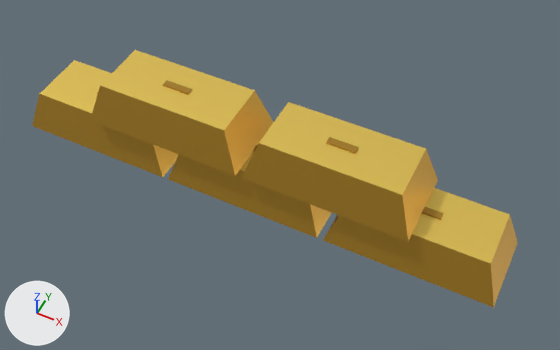
Renders of the Blender file art/blender/props/gold.blend from each side of a commit.
Before and after are seen from a 50 mm camera at (0.41, -0.742, 0.96) aimed at (0.03, 0.018, 0.01). The axes (+X, +Y, +Z) are drawn at lower left. The lights are the same throughout. The picture after the commit comes second.

Objects in the first picture: 'base_bar_0', 'base_bar_1', 'base_bar_1_seal', 'base_bar_2', 'base_bar_2_seal', 'upper_bar_0', 'upper_bar_1' and 2 more.
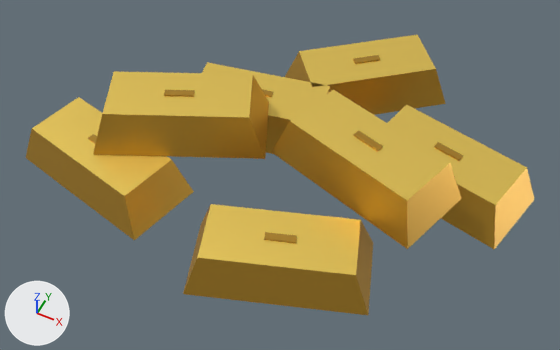
Commit message: Scatter gold bars into uneven pile

Where the change shows, as pixel boxes (x1, y1, x2, y2) in the pictures (560 x 350 px):
'base_bar_1', moved, turned
    before: (168, 151, 332, 238)
    after: (183, 204, 373, 315)
'upper_bar_1', moved, turned
    before: (241, 102, 438, 241)
    after: (272, 90, 462, 249)
'upper_bar_0', moved, turned
    before: (90, 50, 274, 176)
    after: (93, 71, 269, 159)
'base_bar_0', moved, turned
    before: (32, 60, 178, 177)
    after: (25, 97, 194, 240)
'base_bar_2', moved, turned
    before: (323, 188, 518, 308)
    after: (202, 62, 332, 154)
'base_bar_3', added
    after: (388, 105, 534, 249)
'base_bar_4', added
    after: (285, 35, 446, 115)
'base_bar_1_seal', moved (mostly hidden before)
    before: (253, 145, 258, 152)
    after: (264, 232, 297, 243)
'base_bar_2_seal', moved
    before: (422, 207, 443, 220)
    after: (262, 89, 273, 97)
'base_bar_3_seal', added
    after: (434, 142, 463, 161)
'base_bar_4_seal', added
    after: (353, 55, 380, 64)

The change, as a list of edits to the scene's bpy script:
```text
Change me_base_bar_0_mesh:
    remove me_base_bar_0_mesh.from_pydata(...)  # 8 vertices, 6 faces; spans x -0.415..-0.145, y -0.065..0.065, z 0.0..0.073
    add me_base_bar_0_mesh.from_pydata(...)  # 8 vertices, 6 faces; spans x -0.377..-0.083, y -0.195..-0.005, z 0.0..0.073
    me_base_bar_0_mesh part 1: the whole mesh is turned -13.8 degrees about the z axis through its middle, then moved by (0.05, -0.1, 0.0)
Change me_base_bar_1_mesh:
    remove me_base_bar_1_mesh.from_pydata(...)  # 8 vertices, 6 faces; spans x -0.135..0.135, y -0.065..0.065, z 0.0..0.073
    add me_base_bar_1_mesh.from_pydata(...)  # 8 vertices, 6 faces; spans x -0.039..0.259, y -0.245..-0.035, z 0.0..0.073
    me_base_bar_1_mesh part 2: the whole mesh is turned 18.9 degrees about the z axis through its middle, then moved by (0.11, -0.14, 0.0)
Change me_base_bar_2_mesh:
    remove me_base_bar_2_mesh.from_pydata(...)  # 8 vertices, 6 faces; spans x 0.145..0.415, y -0.065..0.065, z 0.0..0.073
    add me_base_bar_2_mesh.from_pydata(...)  # 8 vertices, 6 faces; spans x -0.204..0.084, y 0.032..0.208, z 0.0..0.073
    me_base_bar_2_mesh part 3: the whole mesh is turned 10.3 degrees about the z axis through its middle, then moved by (-0.34, 0.12, 0.0)
Change me_upper_bar_0_mesh:
    remove me_upper_bar_0_mesh.from_pydata(...)  # 8 vertices, 6 faces; spans x -0.275..-0.005, y -0.065..0.065, z 0.074..0.147
    add me_upper_bar_0_mesh.from_pydata(...)  # 8 vertices, 6 faces; spans x -0.28..0.02, y -0.125..0.105, z 0.074..0.147
    me_upper_bar_0_mesh part 4: the whole mesh is turned 24.6 degrees about the z axis through its middle, then moved by (0.01, -0.01, 0.0)
Change me_upper_bar_1_mesh:
    remove me_upper_bar_1_mesh.from_pydata(...)  # 8 vertices, 6 faces; spans x 0.005..0.275, y -0.065..0.065, z 0.074..0.147
    add me_upper_bar_1_mesh.from_pydata(...)  # 8 vertices, 6 faces; spans x 0.022..0.318, y -0.078..0.128, z 0.074..0.147
    me_upper_bar_1_mesh part 5: the whole mesh is turned -17.8 degrees about the z axis through its middle, then moved by (0.03, 0.025, 0.0)
Add me_base_bar_4_mesh:
    me_base_bar_4_mesh.from_pydata([(0.006, 0.145, 0.0), (0.216, 0.314, 0.0), (0.134, 0.415, 0.0), (-0.076, 0.246, 0.0), (0.015, 0.172, 0.073), (0.187, 0.312, 0.073), (0.125, 0.388, 0.073), (-0.047, 0.248, 0.073)], [], [(3, 2, 1, 0), (4, 5, 6, 7), (0, 1, 5, 4), (1, 2, 6, 5), (2, 3, 7, 6), (3, 0, 4, 7)])
    for i in [0, *range(2, 6)]: me_base_bar_4_mesh.polygons[i].material_index = 1
    me_base_bar_4_mesh.materials.append(mat_bullion_top)  # yellow #f9d765
    me_base_bar_4_mesh.materials.append(mat_bullion_side)  # orange #d8a83c
Add me_base_bar_3_mesh:
    me_base_bar_3_mesh.from_pydata([(0.124, 0.097, 0.0), (0.387, 0.036, 0.0), (0.416, 0.163, 0.0), (0.153, 0.224, 0.0), (0.151, 0.108, 0.073), (0.367, 0.057, 0.073), (0.389, 0.152, 0.073), (0.173, 0.203, 0.073)], [], [(3, 2, 1, 0), (4, 5, 6, 7), (0, 1, 5, 4), (1, 2, 6, 5), (2, 3, 7, 6), (3, 0, 4, 7)])
    for i in [0, *range(2, 6)]: me_base_bar_3_mesh.polygons[i].material_index = 1
    me_base_bar_3_mesh.materials.append(mat_bullion_top)  # yellow #f9d765
    me_base_bar_3_mesh.materials.append(mat_bullion_side)  # orange #d8a83c
Change ob_base_bar_1_seal:
    ob_base_bar_1_seal.location: (0.0, 0.0, 0.074) -> (0.11, -0.14, 0.074)
Change ob_base_bar_2_seal:
    ob_base_bar_2_seal.location: (0.28, 0.0, 0.074) -> (-0.06, 0.12, 0.074)
Add ob_base_bar_4_seal:
    ob_base_bar_4_seal = bpy.data.objects.new('base_bar_4_seal', me_cube_005)
    ob_base_bar_4_seal.location = (0.07, 0.28, 0.074)
    ob_base_bar_4_seal.rotation_euler = (0.0, 0.0, 0.68)  # degrees (0, 0, 39)
Add ob_base_bar_4:
    ob_base_bar_4 = bpy.data.objects.new('base_bar_4', me_base_bar_4_mesh)
    ob_base_bar_4.location = (0.0, 0.0, 0.0)
Add ob_base_bar_3_seal:
    ob_base_bar_3_seal = bpy.data.objects.new('base_bar_3_seal', me_cube_004)
    ob_base_bar_3_seal.location = (0.27, 0.13, 0.074)
    ob_base_bar_3_seal.rotation_euler = (0.0, 0.0, -0.23)  # degrees (0, 0, -13)
Add ob_base_bar_3:
    ob_base_bar_3 = bpy.data.objects.new('base_bar_3', me_base_bar_3_mesh)
    ob_base_bar_3.location = (0.0, 0.0, 0.0)
```
